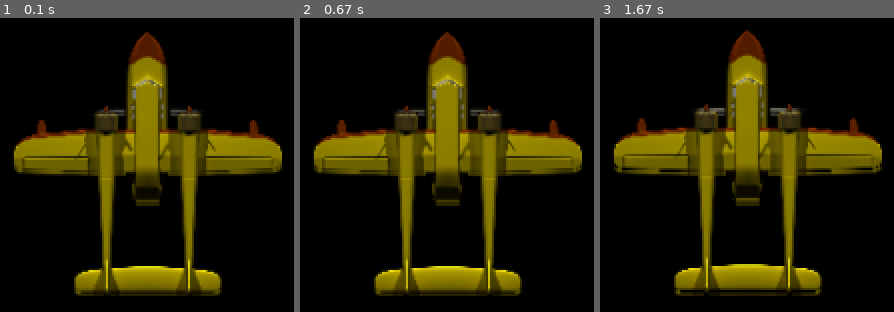
Above: before the commit, frames 1-3 (left to right).
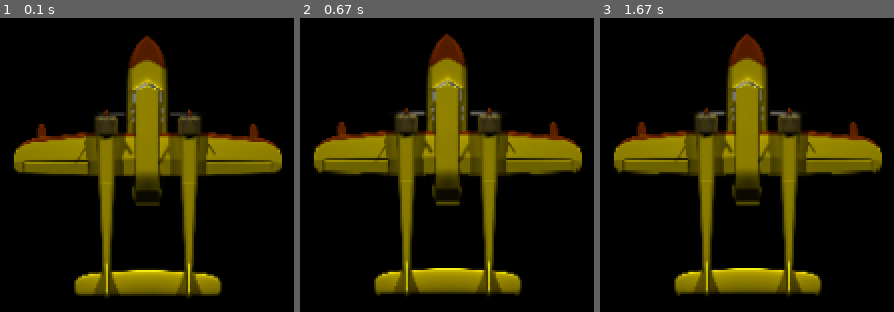
Above: after the commit, the same moments.

Repository: Mountassar/pygame-game
Game: pygame game, started from main.py
Two runs of this game, one before a commit and one after it. Both use one fixed random seed, a clock stepped at 60 frames per second and the inputs below.
Inputs:
- Up to frame 1 (0.1 s): no input
- Up to frame 2 (0.67 s): hold Up from 0.33 s (still down)
- Up to frame 3 (1.67 s): release Up at 0.8 s

The runs differ from the first frame. In frame 1, 7.7% of the frame differs, in the area x 4-96%, y 4-96%; in frame 2, 5.4%; in frame 3, 8.7%, in the area x 4-96%, y 4-95%.

Commit message:
listen to specific user keyboard input in main loop

Diff:
--- a/main.py
+++ b/main.py
@@ -23,20 +23,18 @@
 playerY = 800
 pygame.display.set_caption('Plane Simulator')
 #player display function
-def player(playerX,playerY):
+def player(playerX , playerY):
     scaled = pygame.transform.scale(playerImg, (150, 150))
     screen.blit(scaled, (playerX, playerY))
-#main loop
+ # main loop
 running = True
 while running:
-    player(playerX,playerY)
-   # if playerY <840:
-   #        playerY -= 0.3
+    player(playerX , playerY)
     for event in pygame.event.get():
         print(event)
         if event.type == QUIT:
             running = False
-        if playerY <840:
-            playerY -= 0.3
-
+        if event.type == KEYDOWN:
+            if event.key == pygame.K_UP:
+                playerY -= 0.3
     pygame.display.update()
